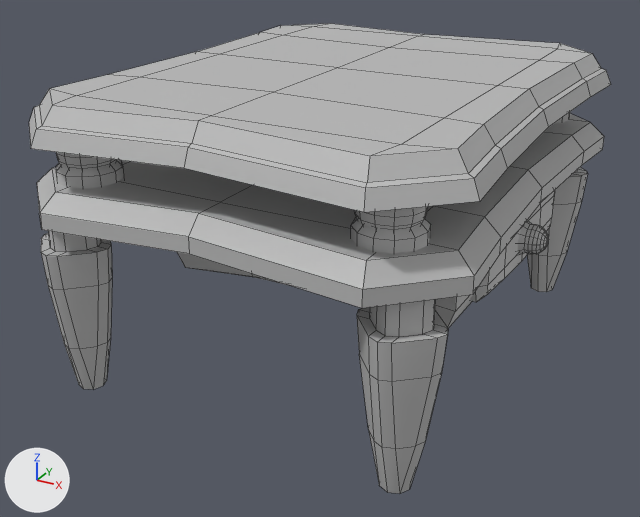
A saved change to the FBX model Mittens Proof of Concept Prototype/Assets/Models/CrimeScene_CoffeeTable.fbx.
Camera for both pictures: a 50 mm lens placed at (1.81, -3.51, 1.46), pointed at (-0.05, -0.14, -0.22). The lights are fixed; the arrows at lower left show +X, +Y and +Z. Mesh edges are drawn as thin lines. Where no turn or scale is listed for an object, it has been applied to the vertices.

Before the edit, the objects in view are built like this:
```python
me_mesh = bpy.data.meshes.new('Mesh')
me_mesh.from_pydata(...)  # 1031 vertices, 874 faces; spans x -0.98..0.98, y -1.21..1.21, z -0.65..0.65
me_mesh.materials.append(mat_lambert1)  # grey #bcbcbc
ob_crimescene_coffeetable = bpy.data.objects.new('CrimeScene_CoffeeTable', me_mesh)
ob_crimescene_coffeetable.location = (0.0, 0.0, 0.0)
```
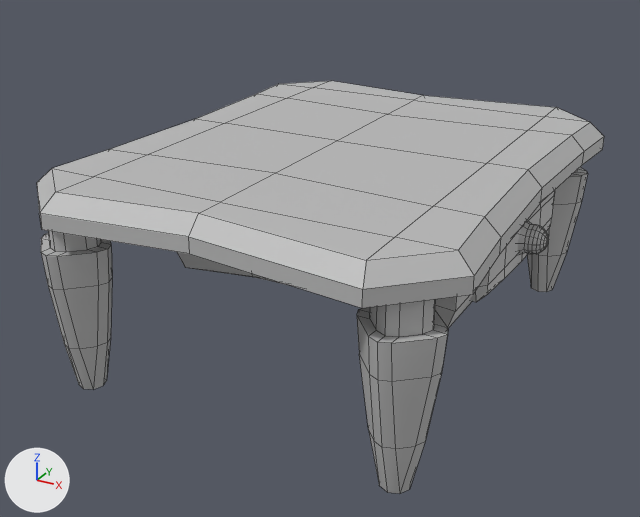
The newer file is also turned or shifted as a whole; pictures and numbers use the older file's frame.

Location of each change, [x1, y1, x2, y2] in pixels of the pictures (640 x 517 px):
'CrimeScene_CoffeeTable', reshaped (12% shorter)
    before: [29, 23, 611, 494]
    after: [37, 81, 604, 494]
part 1 of me_mesh, deleted
    before: [29, 23, 611, 254]

Patch to the scene script:
```diff
--- a/Mittens Proof of Concept Prototype/Assets/Models/CrimeScene_CoffeeTable.fbx.py
+++ b/Mittens Proof of Concept Prototype/Assets/Models/CrimeScene_CoffeeTable.fbx.py
@@ me_mesh @@
 # used by ob_crimescene_coffeetable; location = (0.0, 0.0, 0.0)
-me_mesh.from_pydata(...)  # 1031 vertices, 874 faces; spans x -0.98..0.98, y -1.21..1.21, z -0.65..0.65
+me_mesh.from_pydata(...)  # 520 vertices, 466 faces; spans x -0.98..0.98, y -1.21..1.21, z -0.65..0.31
+# me_mesh part 1: 9 loose pieces with 511 vertices, spanning x -0.98..0.97, y -1.21..1.21, z 0.3..0.65, are deleted
 me_mesh.materials.append(mat_lambert1)
```
